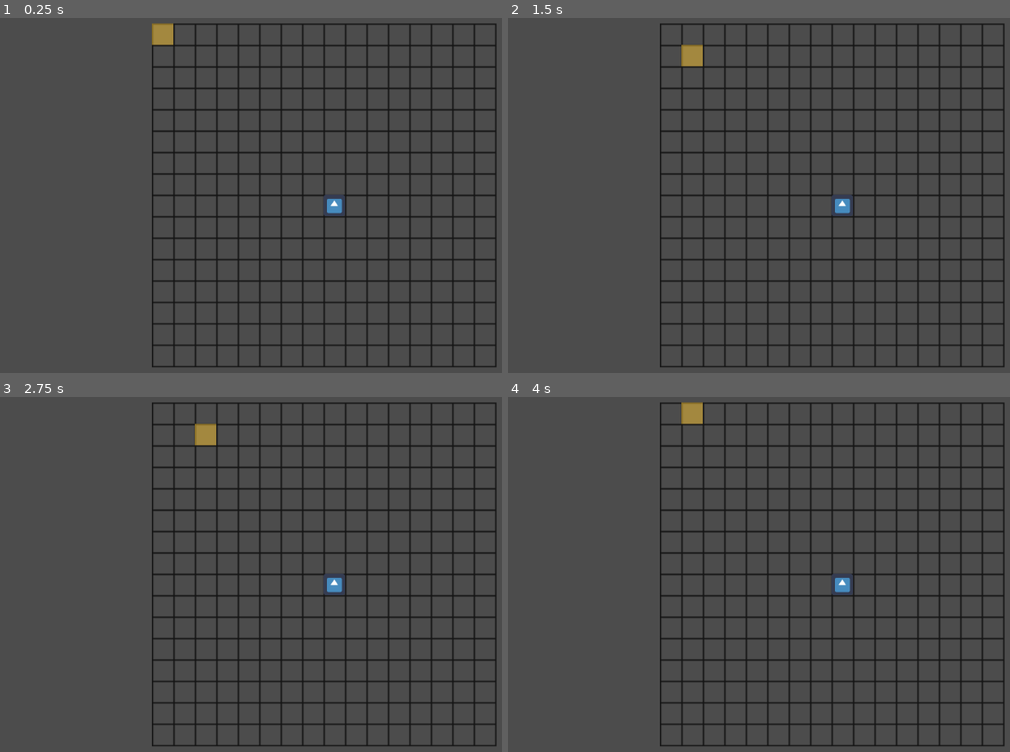
Above: before the commit, frames 1-4 (two rows, left to right).
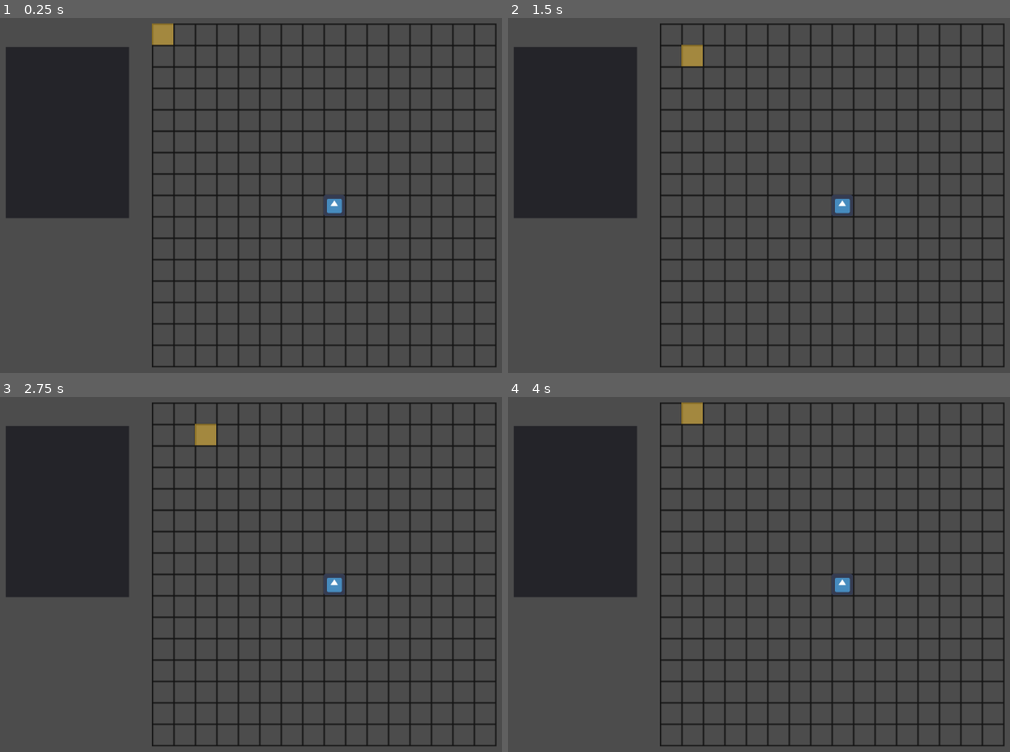
Above: after the commit, the same moments.

Repository: Chimpenseurs/necro-wars
Game: Godot game, scene res://scenes/Main.tscn
Same seed, same stepped clock (60 frames per second), same inputs: the game is played once before the commit and once after it. The engine's default icon, where the game draws it, is replaced by a stand-in: a white triangle on a blue panel in a dark square.
Inputs:
- Up to frame 1 (0.25 s): no input
- Up to frame 2 (1.5 s): tap Enter at 0.5 s; hold Right (ui_right) 0.53-1.28 s; tap Space (ui_select) at 0.77, 1.25 s; hold Down (ui_down) from 1.28 s (still down)
- Up to frame 3 (2.75 s): tap Space (ui_select) at 1.52 s; tap Enter at 2 s; release Down (ui_down) at 2.03 s; hold Right (ui_right) from 2.03 s (still down)
- Up to frame 4 (4 s): tap Space (ui_select) at 2.75, 3.02, 3.77 s; release Right (ui_right) at 2.78 s; hold Up (ui_up) 2.78-3.53 s; tap Enter at 3.5 s; hold Left (ui_left) from 3.53 s (still down)

The runs differ from the first frame. In frame 1, 12% of the frame differs, in the area x 1-26%, y 8-57%; in frame 2, 12%; in frame 3, 12%; in frame 4, 12%.

Commit message:
hud caracter load character sprite

Diff:
--- a/scenes/Character.tscn
+++ b/scenes/Character.tscn
@@ -3,11 +3,11 @@
 [ext_resource path="res://scripts/Character.gd" type="Script" id=1]
 [ext_resource path="res://icon.png" type="Texture" id=2]
 
-[node name="character" type="Node2D" index="0"]
+[node name="character" type="Node2D"]
 
 script = ExtResource( 1 )
 
-[node name="Sprite" type="Sprite" parent="." index="0"]
+[node name="sprite" type="Sprite" parent="." index="0"]
 
 scale = Vector2( 0.5, 0.5 )
 texture = ExtResource( 2 )
--- /dev/null
+++ b/scenes/HudCharacter.gd
@@ -0,0 +1,20 @@
+extends Control
+
+func _ready():
+	pass
+
+func set_character(var character) :
+
+	var h_sprite = get_node("sprite")
+
+	if character != null :
+
+		#Load texture
+		var c_sprite = character.get_node("sprite")
+		h_sprite.texture = load(c_sprite.texture.resource_path)
+
+		# TODO : Load c_name and characteristics
+
+	elif h_sprite.texture != null :
+
+		h_sprite.texture = null
--- a/scenes/HudCharacter.tscn
+++ b/scenes/HudCharacter.tscn
@@ -1,4 +1,6 @@
-[gd_scene format=2]
+[gd_scene load_steps=2 format=2]
+
+[ext_resource path="res://scenes/HudCharacter.gd" type="Script" id=1]
 
 [node name="hud_character" type="Control" index="0"]
 
@@ -14,6 +16,7 @@
 mouse_default_cursor_shape = 0
 size_flags_horizontal = 1
 size_flags_vertical = 1
+script = ExtResource( 1 )
 
 [node name="background" type="Panel" parent="." index="0"]
 
--- /dev/null
+++ b/scenes/Main.gd
@@ -0,0 +1,8 @@
+extends Node
+
+func _ready():
+
+	# Connect map with hud
+	var hud_charac = get_node("hud_character")
+	var map = get_node("map")
+	map.connect("on_character", hud_charac, "set_character")
--- a/scenes/Main.tscn
+++ b/scenes/Main.tscn
@@ -1,10 +1,21 @@
-[gd_scene load_steps=2 format=2]
+[gd_scene load_steps=4 format=2]
 
-[ext_resource path="res://scenes/Map.tscn" type="PackedScene" id=1]
+[ext_resource path="res://scenes/Main.gd" type="Script" id=1]
+[ext_resource path="res://scenes/Map.tscn" type="PackedScene" id=2]
+[ext_resource path="res://scenes/HudCharacter.tscn" type="PackedScene" id=3]
 
-[node name="main" type="Node" index="0"]
+[node name="main" type="Node"]
 
-[node name="map" parent="." index="0" instance=ExtResource( 1 )]
+script = ExtResource( 1 )
+
+[node name="map" parent="." index="0" instance=ExtResource( 2 )]
 
 position = Vector2( 256, 48 )
 _sections_unfolded = [ "Transform" ]
+
+[node name="hud_character" parent="." index="1" instance=ExtResource( 3 )]
+
+margin_left = 38.0
+margin_top = 83.0
+margin_right = 78.0
+margin_bottom = 123.0
--- a/scenes/Map.tscn
+++ b/scenes/Map.tscn
@@ -5,7 +5,7 @@
 [ext_resource path="res://scenes/Character.tscn" type="PackedScene" id=3]
 [ext_resource path="res://assets/img/cursor.png" type="Texture" id=4]
 
-[node name="map" type="Node2D" index="0"]
+[node name="map" type="Node2D"]
 
 script = ExtResource( 1 )
 
--- a/scripts/Character.gd
+++ b/scripts/Character.gd
@@ -1,4 +1,6 @@
 extends Node2D
+
+var c_name
 
 var carac = {
 	"speed": 3,
@@ -8,8 +10,8 @@
 var move
 var move_zone_texture = "res://assets/img/move.png"
 
-func _init(var name = "godot"):
-	self.name = name
+func _init(var name = "Godot"):
+	self.c_name = name
 
 	self.move = self.carac["speed"]
 
--- a/scripts/Map.gd
+++ b/scripts/Map.gd
@@ -5,6 +5,8 @@
 
 var cursor_on_character = null
 var character_selected = null
+
+signal on_character
 
 func _init():
 	self.set_process_input(true)
@@ -70,6 +72,9 @@
 					if character_selected == null :
 						cursor_on_character.show_move_zone()
 
+				if character_selected == null :
+					emit_signal("on_character", cursor_on_character)
+
 
 func _process(delta):
 	pass
